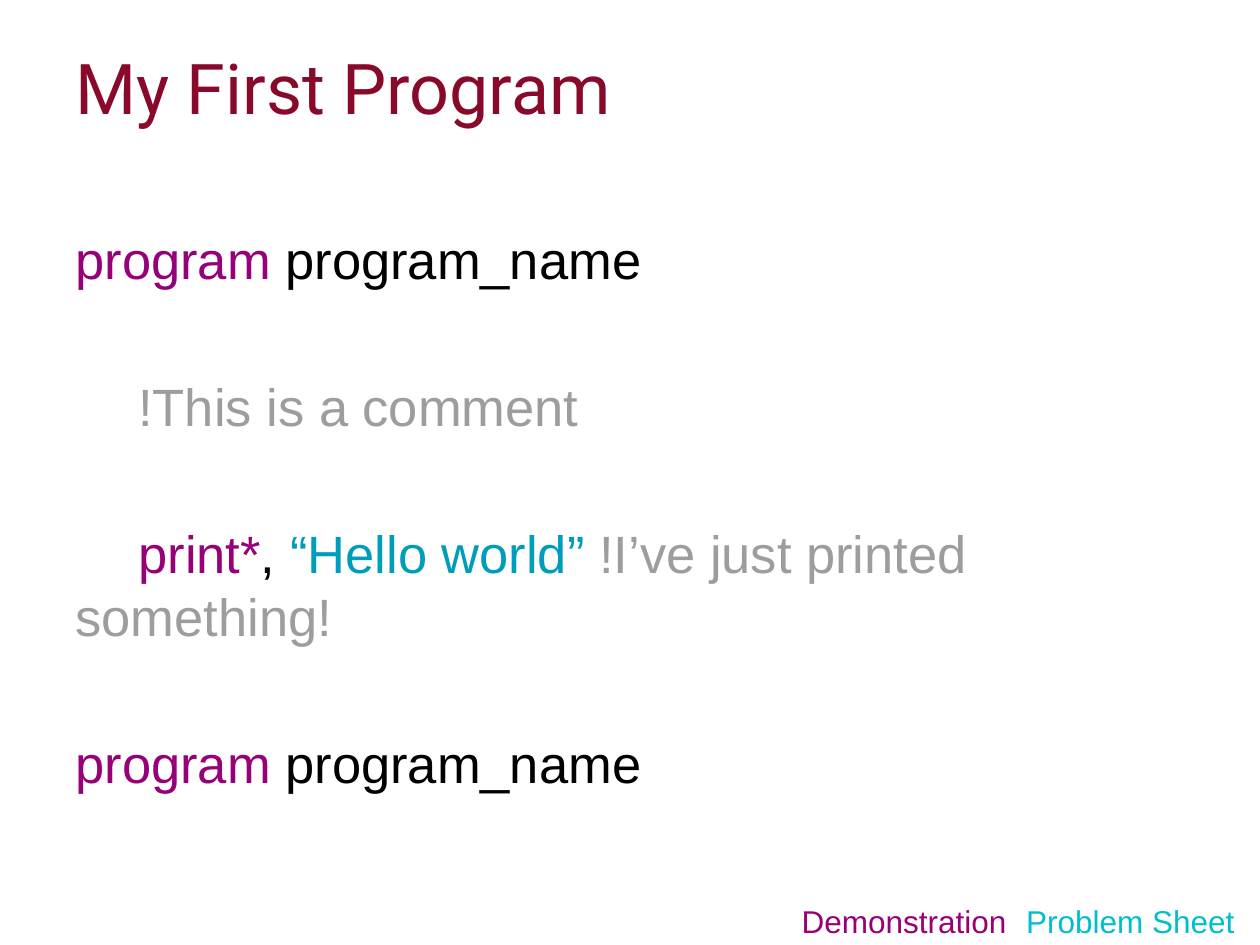
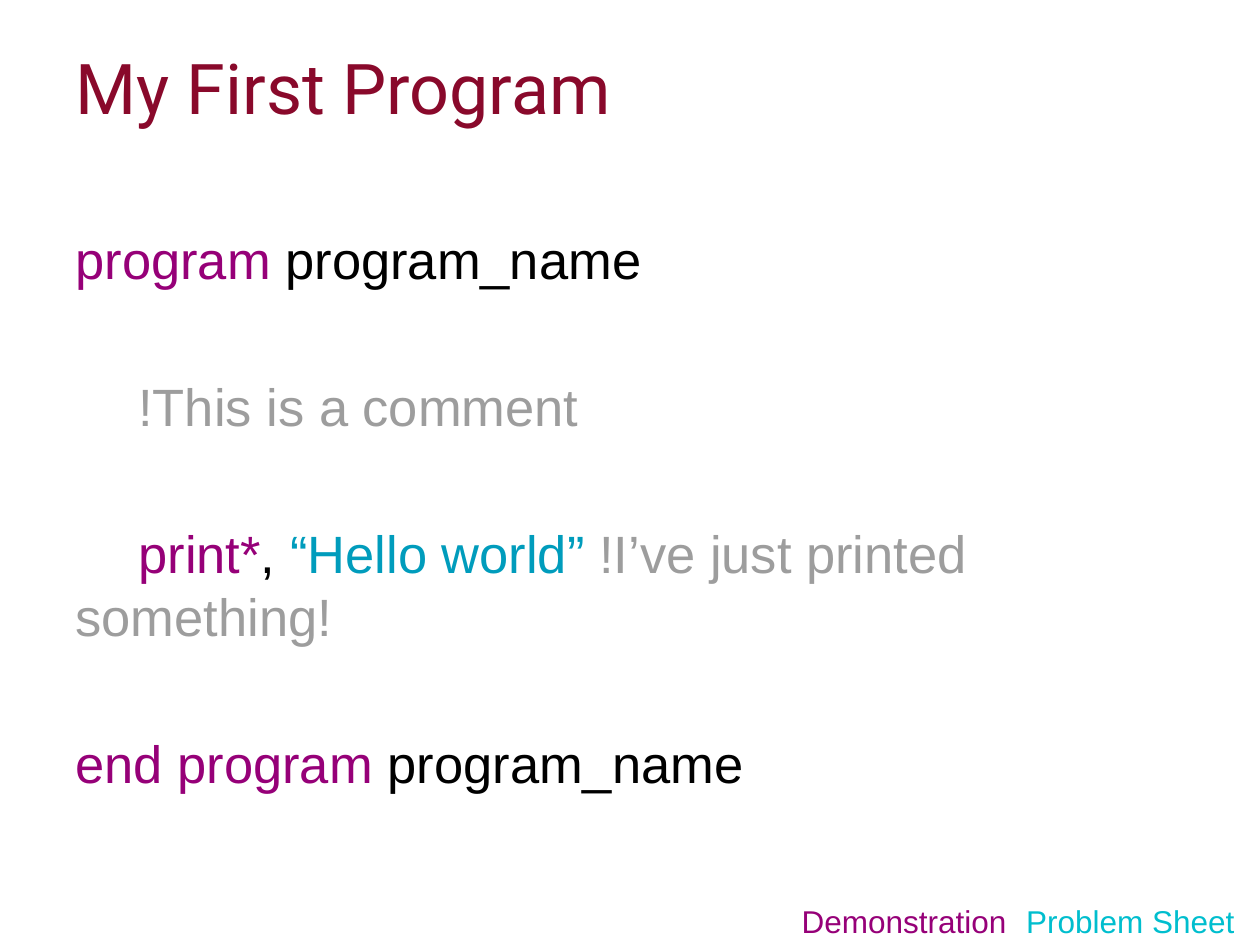
Before and after one commit to ImperialCollegeLondon/RCDS-introduction-to-fortran, a slide deck: slide 12 of Introduction to Fortran Slides.pptx. Drawn at 1260x945 pixels with LibreOffice and Linux fonts; fonts in the diff are those of the drawing; background and template pictures are left out. Boxes give left, top, right and bottom in pixels: in the first picture for what was removed or moved away, otherwise in the second. Text is boxed around its words. In the diff, an @@ line names an element or a change of style, - is before the commit and + after.

```diff
--- a/Introduction to Fortran Slides.pptx
+++ b/Introduction to Fortran Slides.pptx
@@ text at bbox=[75, 745, 744, 794]: text changed @@
-program program_name
+end program program_name
```
Also in this commit, not shown: 6 other slides changed, 9 other files.
